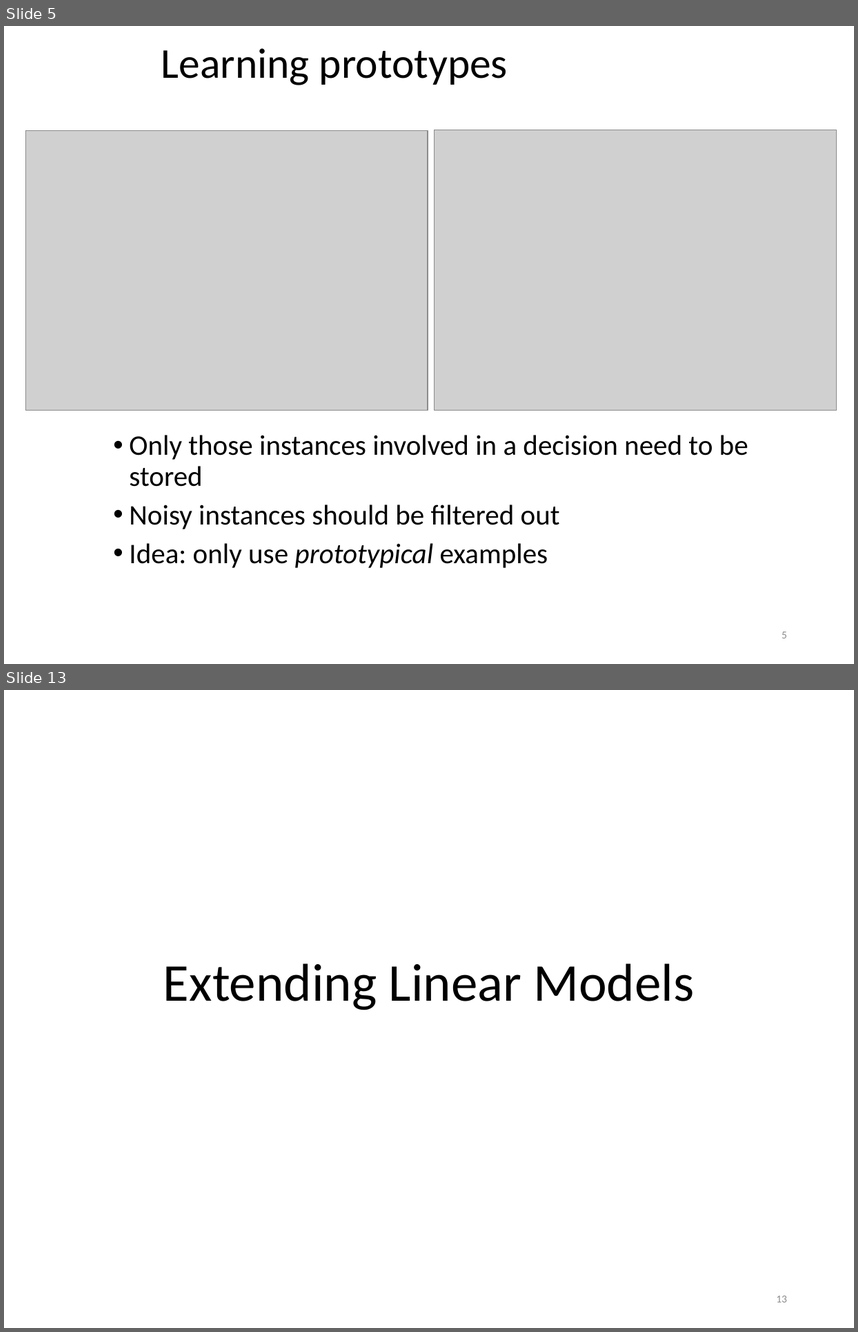
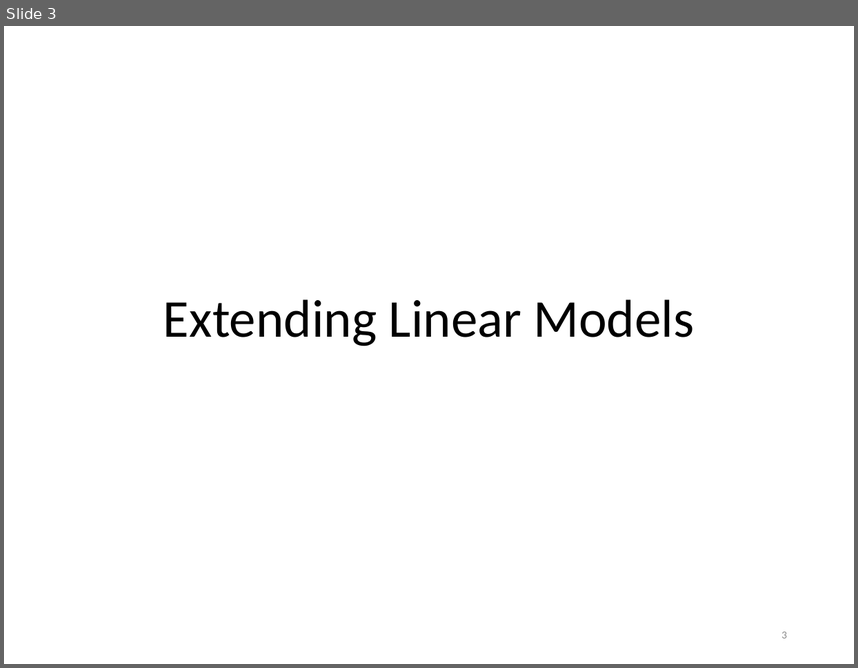
Before and after one commit to khaledmrasheed/khaledmrasheed.github.io, a slide deck: DMcourse/Chapter7.pptx. Shown one above the other, each under a label of ours: slides 5 and 13 before the commit, slide 3 after it; the slides between them are not shown. The pictures are 858x1332 and 858x668 pixels, drawn with LibreOffice and Linux fonts; fonts in the diff are those of the drawing; grey boxes stand for pictures. Boxes give left, top, right and bottom in pixels: in the first picture for what was removed or moved away, otherwise in the second. Text is boxed around its words. In the diff, an @@ line names an element or a change of style, - is before the commit and + after.

```diff
--- a/DMcourse/Chapter7.pptx
+++ b/DMcourse/Chapter7.pptx
@@ slide 5 removed at bbox=[4, 26, 854, 664], background #FFFFFF @@
@@ title removed at bbox=[161, 48, 508, 85] @@
-Learning prototypes
@@ picture removed at bbox=[26, 131, 428, 410] @@
@@ picture removed at bbox=[434, 129, 836, 410] @@
@@ text removed at bbox=[129, 434, 749, 568] @@
-• Only those instances involved in a decision need to be stored
-• Noisy instances should be filtered out
-• Idea: only use prototypical examples
@@ page number removed at bbox=[782, 631, 787, 638] @@
-5
@@ what was slide 13 is now slide 3 @@
@@ page number at bbox=[782, 631, 787, 638]: text changed @@
-13
+3
```
Also in this commit, not shown: 2 slides changed, 9 other slides removed.
